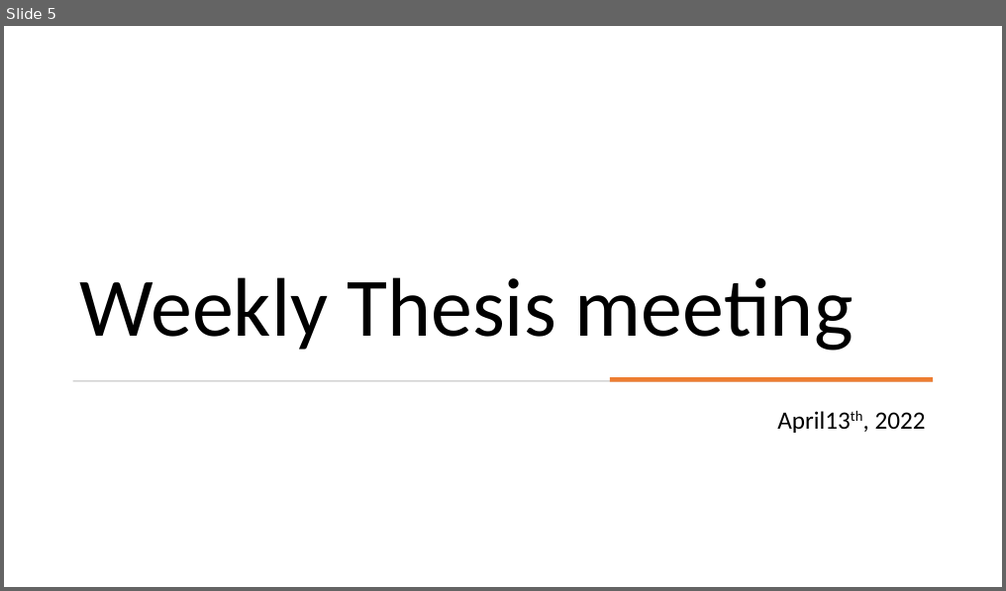
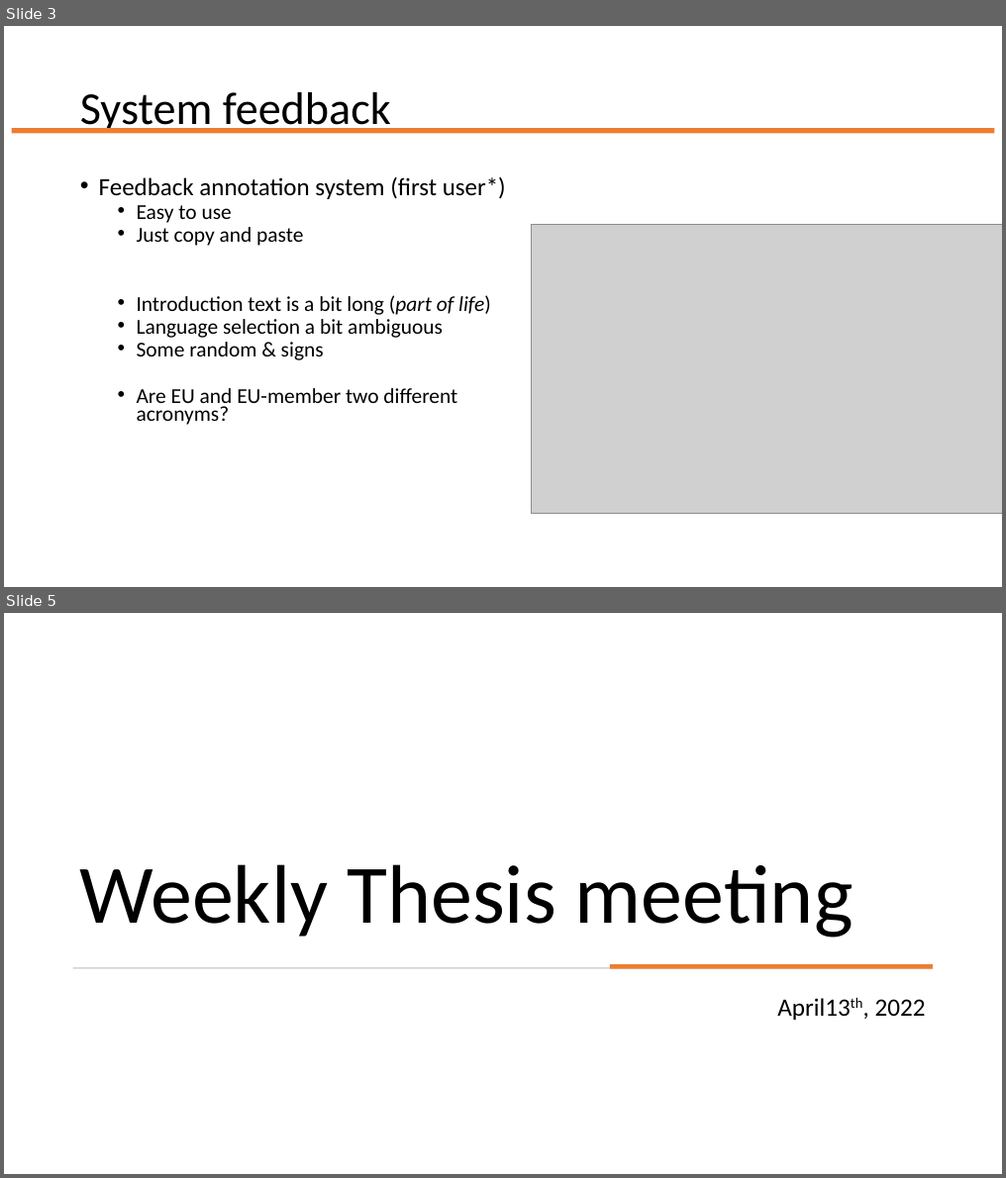
Before and after one commit to JesherA/AcExSy, a slide deck: Supporting_files/Weekly_thesis_meeting.pptx. Shown one above the other, each under a label of ours: slide 5 before the commit, slides 3 and 5 after it; the slides between them are not shown. The pictures are 1006x591 and 1006x1178 pixels, drawn with LibreOffice and Linux fonts; fonts in the diff are those of the drawing; grey boxes stand for pictures. Boxes give left, top, right and bottom in pixels: in the first picture for what was removed or moved away, otherwise in the second. Text is boxed around its words. In the diff, an @@ line names an element or a change of style, - is before the commit and + after.

```diff
--- a/Supporting_files/Weekly_thesis_meeting.pptx
+++ b/Supporting_files/Weekly_thesis_meeting.pptx
@@ slide 3 added at (4, 26, 1002, 587), background #FFFFFF @@
@@ title added at (80, 92, 391, 134), 44 pt, text #000000 @@
+System feedback
@@ rectangle added at (12, 128, 995, 133), fill #ED7D31 @@
@@ text added at (99, 177, 506, 425), 20.4 pt, text #000000 @@
+• Feedback annotation system (first user*)
+  • Easy to use
+  • Just copy and paste
+  • Introduction text is a bit long (part of life)
+  • Language selection a bit ambiguous
+  • Some random & signs
+  • Are EU and EU-member two different acronyms?
@@ picture added at (532, 225, 1002, 514) @@
```
Also in this commit, not shown: 4 slides changed, 1 other slide added, 6 other files.
